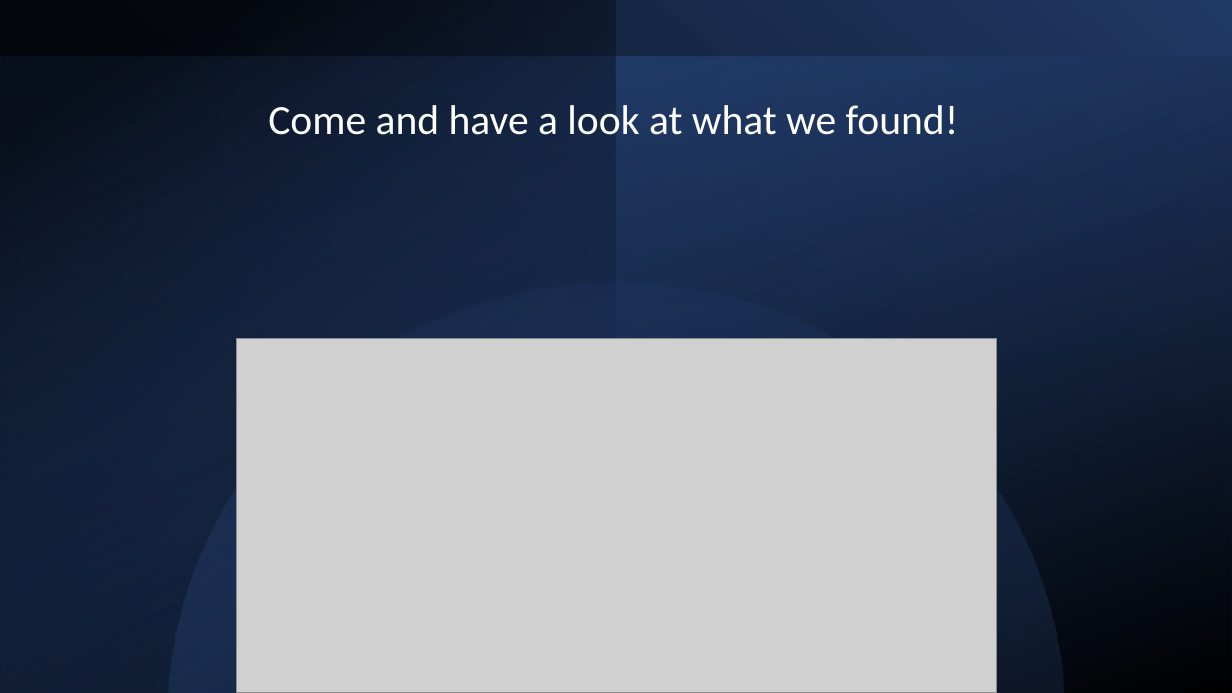
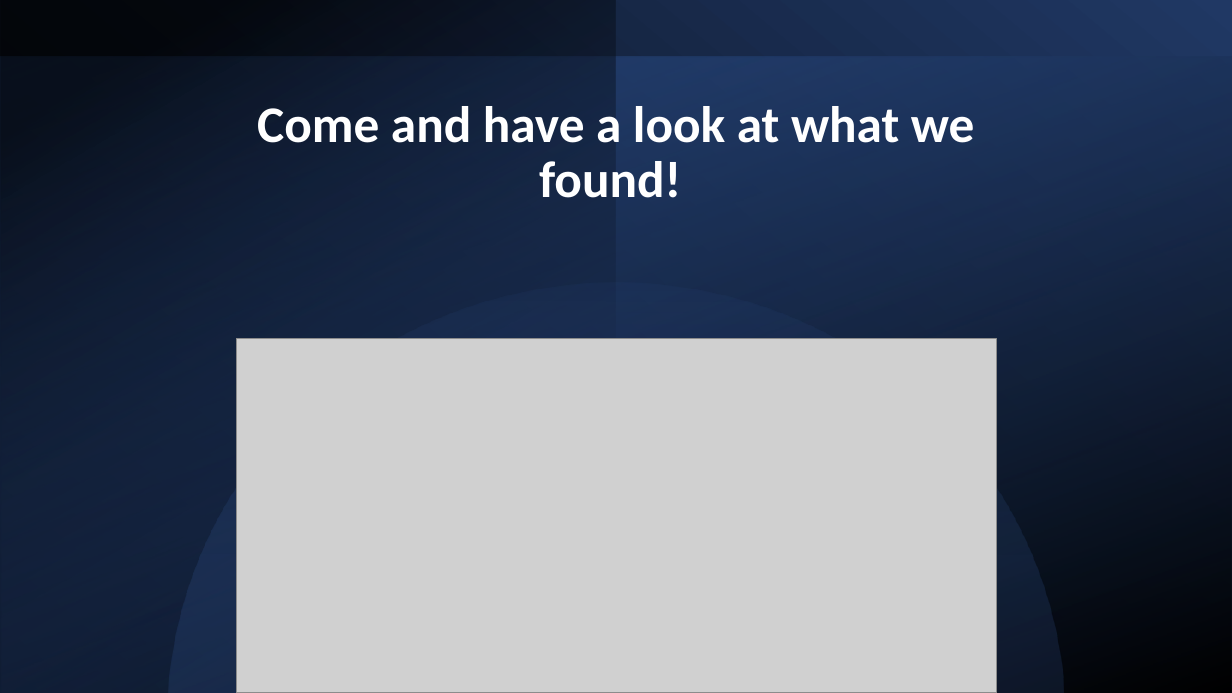
Before and after one commit to SebastianCastellano/Applied-Statistics-Project, a slide deck: slide 3 of Presentations/Pitch for 25.07/final Pitch.pptx. Drawn at 1232x693 pixels with LibreOffice and Linux fonts; fonts in the diff are those of the drawing; grey boxes stand for pictures. Boxes give left, top, right and bottom in pixels: in the first picture for what was removed or moved away, otherwise in the second. Text is boxed around its words. In the diff, an @@ line names an element or a change of style, - is before the commit and + after.

```diff
--- a/Presentations/Pitch for 25.07/final Pitch.pptx
+++ b/Presentations/Pitch for 25.07/final Pitch.pptx
@@ title "Come and have a look ...": place and size @@
-title "Come and have a look ..." at <box>268,105,959,135</box>
+title "Come and have a look ..." at <box>257,106,975,198</box>
@@ title "Come and have a look ..." at <box>257,106,975,198</box>: size 32.4 to 40 pt, bold on @@
```
Also in this commit, not shown: 2 other slides changed, 12 slides removed, 8 other files.
